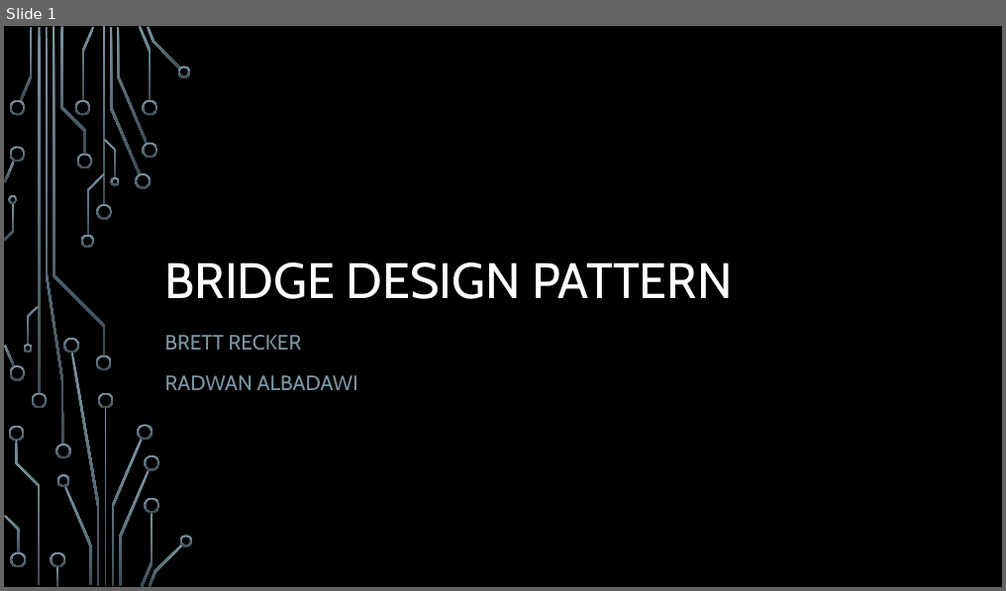
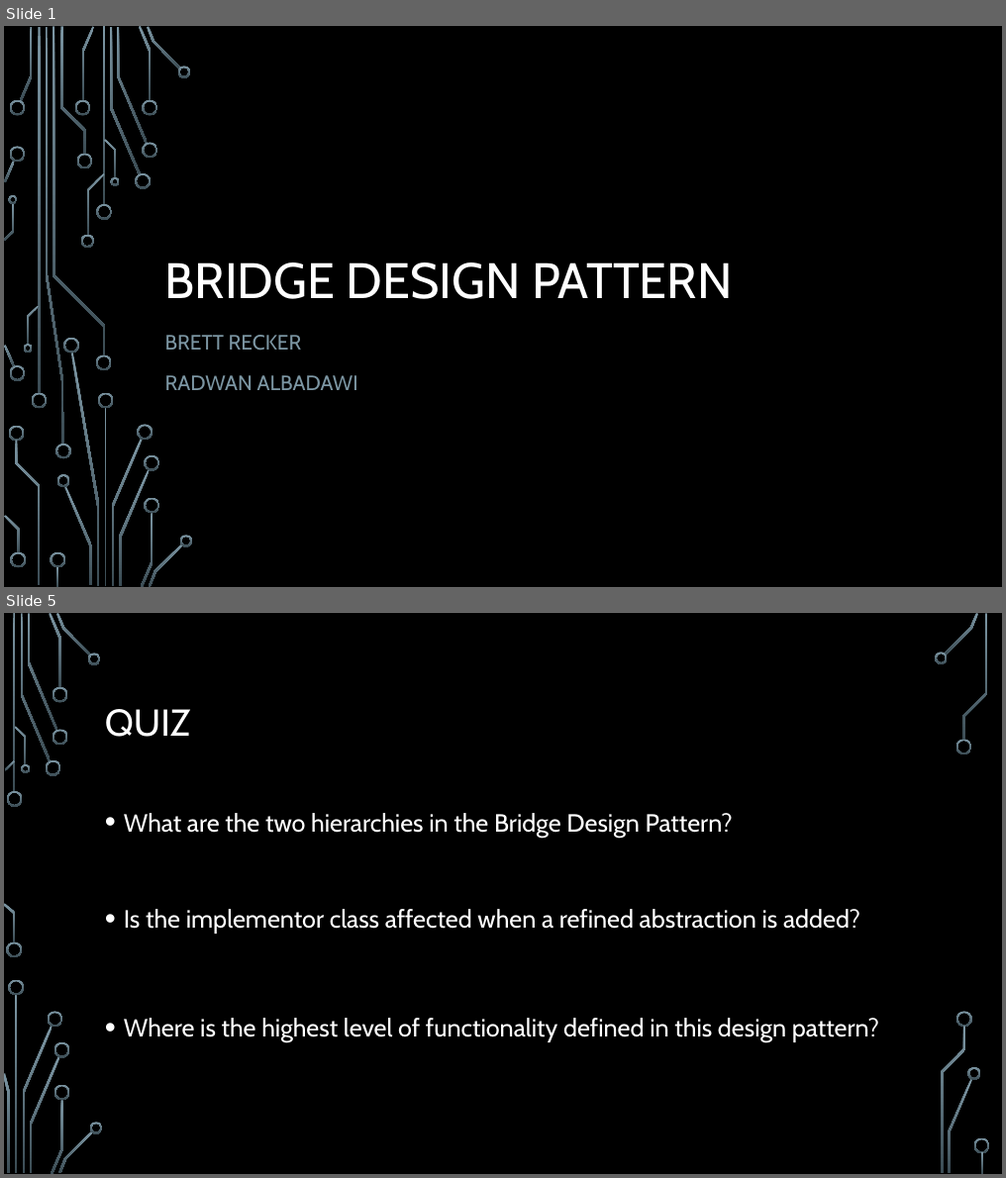
Before and after one commit to RedwanAlbadawi/CS5551_ASE, a slide deck: Design Patterns/Bridge Design Pattern.pptx. Shown one above the other, each under a label of ours: slide 1 before the commit, slides 1 and 5 after it; the slides between them are not shown. The pictures are 1006x591 and 1006x1178 pixels, drawn with LibreOffice and Linux fonts; fonts in the diff are those of the drawing; background and template pictures are left out. Boxes give left, top, right and bottom in pixels: in the first picture for what was removed or moved away, otherwise in the second. Text is boxed around its words. In the diff, an @@ line names an element or a change of style, - is before the commit and + after.

```diff
--- a/Design Patterns/Bridge Design Pattern.pptx
+++ b/Design Patterns/Bridge Design Pattern.pptx
@@ slide 5 added at [4, 613, 1002, 1174], background picture (left out) @@
@@ title added at [105, 709, 191, 737], 36 pt, text #FFFFFF @@
+QUIZ
@@ text added at [124, 813, 733, 838], 24 pt, text #FFFFFF @@
+• What are the two hierarchies in the Bridge Design Pattern?
@@ text added at [124, 909, 860, 934], 24 pt, text #FFFFFF @@
+• Is the implementor class affected when a refined abstraction is added?
@@ text added at [124, 1018, 879, 1043], 24 pt, text #FFFFFF @@
+• Where is the highest level of functionality defined in this design pattern?
@@ group added at [4, 613, 990, 1174]: 33 freeform shapes, 3 rectangles @@
```
Also in this commit, not shown: 2 slides changed, 2 other slides added.
